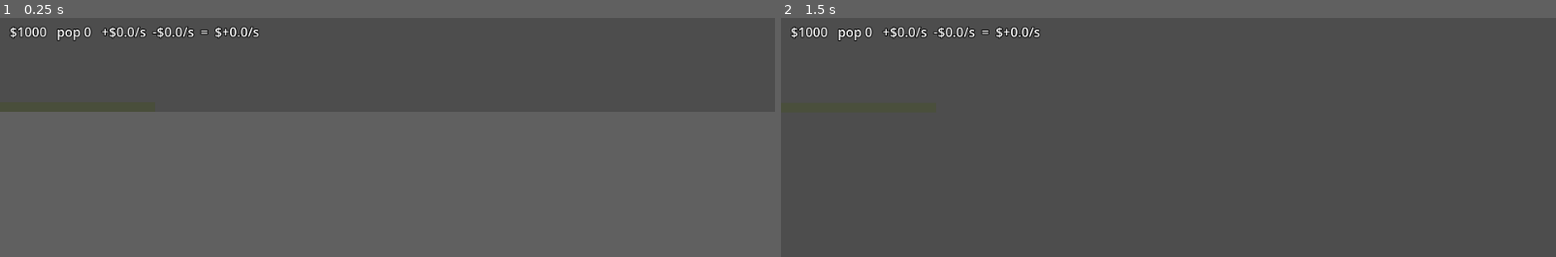
Above: before the commit, frames 1-2 (left to right).
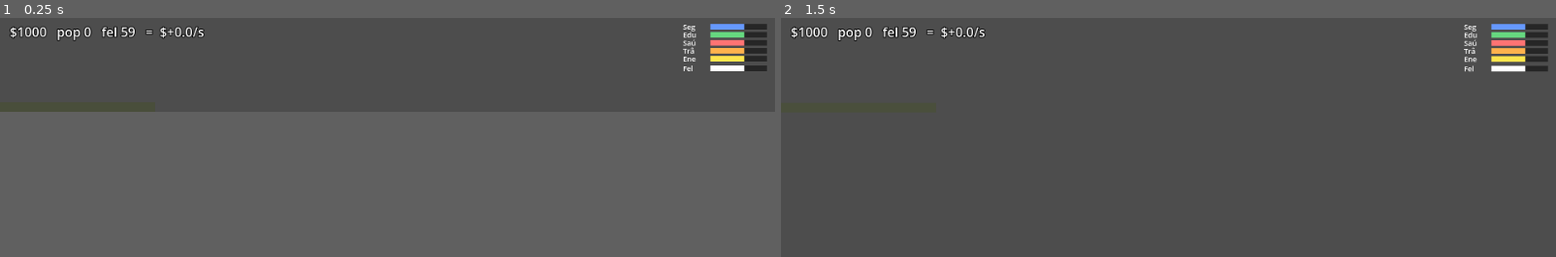
Above: after the commit, the same moments.

Repository: andrewsmedina/yourcity
Game: Godot game, scene res://scenes/main.tscn
Same seed, same stepped clock (60 frames per second), same inputs: the game is played once before the commit and once after it.
Inputs:
- Up to frame 1 (0.25 s): no input
- Up to frame 2 (1.5 s): tap Enter (ui_accept) at 0.5, 0.77, 1.25 s

The runs differ from the first frame. In frame 1, 1.8% of the frame differs, in the area x 13-99%, y 2-23%; in frame 2, 1.8%.

Commit message:
Add five city indicators, happiness and their effects
CitySim gains Security/Education/Health/Traffic/Energy (0-100): they decay
passively (#23), each is propped up by its matching service zone — police/
school/hospital/roads/power (#24) — and energy drains faster the bigger the
city (#22). Happiness is their average (#20) and steers immigration/revenue:
>=70 boosts, <40 causes emigration and a revenue hit (#21). Services build
from a submenu; the skyline tints each kind. Colored indicator bars + a
happiness bar render in the HUD (#25). A fresh city starts stable (60).
Covered by sim tests.

Closes #19
Closes #20
Closes #21
Closes #22
Closes #23
Closes #24
Closes #25

Co-Authored-By: Claude Opus 4.8 (1M context) <noreply@anthropic.com>

Diff:
--- a/scenes/main.tscn
+++ b/scenes/main.tscn
@@ -1,9 +1,10 @@
-[gd_scene load_steps=5 format=3 uid="uid://b8tcity0main0"]
+[gd_scene load_steps=6 format=3 uid="uid://b8tcity0main0"]
 
 [ext_resource type="Script" path="res://scripts/main.gd" id="1_main"]
 [ext_resource type="Script" path="res://scripts/skyline.gd" id="2_skyline"]
 [ext_resource type="Script" path="res://scripts/day_night.gd" id="3_daynight"]
 [ext_resource type="Script" path="res://scripts/hud.gd" id="4_hud"]
+[ext_resource type="Script" path="res://scripts/indicator_bars.gd" id="5_bars"]
 
 [node name="Main" type="Node2D"]
 script = ExtResource("1_main")
@@ -16,3 +17,6 @@
 
 [node name="HUD" type="CanvasLayer" parent="."]
 script = ExtResource("4_hud")
+
+[node name="IndicatorBars" type="Control" parent="HUD"]
+script = ExtResource("5_bars")
--- a/scripts/hud.gd
+++ b/scripts/hud.gd
@@ -15,7 +15,6 @@
 
 func _process(_delta: float) -> void:
 	var s := City.sim
-	_label.text = "$%d   pop %d   +$%.1f/s  -$%.1f/s  =  $%+.1f/s" % [
-		int(s.money), int(s.population),
-		s.revenue_per_sec, s.upkeep_per_sec, s.net_per_sec(),
+	_label.text = "$%d   pop %d   fel %d   =  $%+.1f/s" % [
+		int(s.money), int(s.population), int(s.happiness()), s.net_per_sec(),
 	]
--- /dev/null
+++ b/scripts/indicator_bars.gd
@@ -0,0 +1,47 @@
+extends Control
+
+## Colored indicator bars (issue #25): the five city indicators plus happiness,
+## drawn top-right. Full-rect but mouse-transparent so it never steals clicks
+## from the build slots underneath.
+
+const _BAR_W := 70.0
+const _BAR_H := 7.0
+const _GAP := 3.0
+const _MARGIN := 10.0
+const _LABEL_W := 34.0
+
+var _rows: Array = []  # [{ label, color, getter:Callable }]
+var _font: Font
+
+func _ready() -> void:
+	mouse_filter = Control.MOUSE_FILTER_IGNORE
+	set_anchors_preset(Control.PRESET_FULL_RECT)
+	_font = ThemeDB.fallback_font
+	_rows = [
+		{"label": "Seg", "color": Color(0.4, 0.6, 1.0), "ind": CitySim.Indicator.SECURITY},
+		{"label": "Edu", "color": Color(0.4, 0.85, 0.5), "ind": CitySim.Indicator.EDUCATION},
+		{"label": "Saú", "color": Color(1.0, 0.45, 0.45), "ind": CitySim.Indicator.HEALTH},
+		{"label": "Trâ", "color": Color(1.0, 0.7, 0.3), "ind": CitySim.Indicator.TRAFFIC},
+		{"label": "Ene", "color": Color(1.0, 0.9, 0.3), "ind": CitySim.Indicator.ENERGY},
+	]
+
+func _process(_delta: float) -> void:
+	queue_redraw()
+
+func _draw() -> void:
+	var sim := City.sim
+	var right := get_viewport_rect().size.x - _MARGIN
+	var x := right - _BAR_W
+	var label_x := x - _LABEL_W
+	var y := _MARGIN
+	for row in _rows:
+		_draw_bar(label_x, x, y, row.label, sim.indicators[row.ind] / 100.0, row.color)
+		y += _BAR_H + _GAP
+	# Happiness summary bar.
+	_draw_bar(label_x, x, y + 2.0, "Fel", sim.happiness() / 100.0, Color.WHITE)
+
+func _draw_bar(label_x: float, x: float, y: float, label: String, fill: float, color: Color) -> void:
+	draw_string(_font, Vector2(label_x, y + _BAR_H), label,
+		HORIZONTAL_ALIGNMENT_LEFT, _LABEL_W, 9, Color.WHITE)
+	draw_rect(Rect2(x, y, _BAR_W, _BAR_H), Color(0, 0, 0, 0.5))
+	draw_rect(Rect2(x, y, _BAR_W * clampf(fill, 0.0, 1.0), _BAR_H), color)
--- a/scripts/sim/city_sim.gd
+++ b/scripts/sim/city_sim.gd
@@ -6,50 +6,80 @@
 ## reads this simulation; the simulation never reads the view.
 ## (See CLAUDE.md: keep the simulation core decoupled from the view.)
 ##
-## The city is a row of build slots. Slots unlock as population grows (#16);
-## each slot is empty or holds one zone. Commercial/industrial zones earn money,
-## residential grows population, and every built zone has monthly upkeep (#17).
+## The city is a row of build slots that unlock as population grows (#16). Each
+## slot is empty or holds one zone. Economic zones move money/population (#13-15)
+## and cost monthly upkeep (#17). Five indicators (#19) decay over time (#23),
+## are propped up by their matching service zone (#24), and energy drains faster
+## the bigger the city (#22). Happiness is their average (#20) and steers
+## immigration/revenue (#21).
 
-enum Zone { RESIDENTIAL, COMMERCIAL, INDUSTRIAL, SERVICE }
+enum Zone {
+	RESIDENTIAL, COMMERCIAL, INDUSTRIAL,
+	POLICE, SCHOOL, HOSPITAL, ROADS, POWER,
+}
 
-# Per-zone, per-second passive contributions (provisional — see GDD balancing).
+enum Indicator { SECURITY, EDUCATION, HEALTH, TRAFFIC, ENERGY }
+
+const INDICATORS := [
+	Indicator.SECURITY, Indicator.EDUCATION, Indicator.HEALTH,
+	Indicator.TRAFFIC, Indicator.ENERGY,
+]
+
+## Service zone that boosts each indicator.
+const SERVICE_FOR := {
+	Indicator.SECURITY: Zone.POLICE,
+	Indicator.EDUCATION: Zone.SCHOOL,
+	Indicator.HEALTH: Zone.HOSPITAL,
+	Indicator.TRAFFIC: Zone.ROADS,
+	Indicator.ENERGY: Zone.POWER,
+}
+
+# --- Economy (provisional — see GDD balancing) ---
 const COMMERCIAL_REVENUE := 2.0
 const INDUSTRIAL_REVENUE := 1.5
 const RESIDENTIAL_POP := 1.0 / 3.0  # +1 resident every 3s
 
-# Build cost per zone (GDD).
 const ZONE_COST := {
-	Zone.RESIDENTIAL: 500.0,
-	Zone.COMMERCIAL: 800.0,
-	Zone.INDUSTRIAL: 1000.0,
-	Zone.SERVICE: 1500.0,
+	Zone.RESIDENTIAL: 500.0, Zone.COMMERCIAL: 800.0, Zone.INDUSTRIAL: 1000.0,
+	Zone.POLICE: 1500.0, Zone.SCHOOL: 1500.0, Zone.HOSPITAL: 1500.0,
+	Zone.ROADS: 1200.0, Zone.POWER: 1800.0,
 }
-
-# Upkeep per zone per in-game month — salaries/maintenance (#17). Charged
-# continuously at ZONE_UPKEEP / MONTH per second. Services cost the most.
-const ZONE_UPKEEP := {
-	Zone.RESIDENTIAL: 10.0,
-	Zone.COMMERCIAL: 20.0,
-	Zone.INDUSTRIAL: 40.0,
-	Zone.SERVICE: 80.0,
+const ZONE_UPKEEP := {  # per in-game month
+	Zone.RESIDENTIAL: 10.0, Zone.COMMERCIAL: 20.0, Zone.INDUSTRIAL: 40.0,
+	Zone.POLICE: 80.0, Zone.SCHOOL: 80.0, Zone.HOSPITAL: 80.0,
+	Zone.ROADS: 60.0, Zone.POWER: 100.0,
 }
 const MONTH := 30.0  # seconds per in-game month
 
-# Slot unlocking: start with BASE_SLOTS, +1 every POP_PER_SLOT residents.
 const BASE_SLOTS := 4
 const POP_PER_SLOT := 100.0
+
+# --- Indicators ---
+const INDICATOR_START := 60.0  # a fresh city starts stable, not yet booming
+const BASE_DECAY := 0.05               # -1 point / 20s
+const SERVICE_BOOST := 0.5             # +0.5/s per matching service
+const INDUSTRY_HEALTH_PENALTY := 0.1   # extra health decay per industrial zone
+const ENERGY_DEMAND := 0.05            # extra energy decay per consuming building
+const ENERGY_SUPPLY := 0.6             # energy gain per power plant
+
+# --- Happiness thresholds ---
+const HAPPY_HIGH := 70.0
+const HAPPY_LOW := 40.0
 
 var money: float
 var population: float
 var revenue_per_sec: float
 var upkeep_per_sec: float
 var pop_per_sec: float
+var indicators := {}  # Indicator -> float (0..100)
 
 var slots: Array = []  # each entry is a Zone value, or null when empty
 
 func _init(starting_money: float = 1000.0) -> void:
 	money = starting_money
 	population = 0.0
+	for ind in INDICATORS:
+		indicators[ind] = INDICATOR_START
 	_sync_slots()
 	_recompute_rates()
 
@@ -79,14 +109,25 @@
 			n += 1
 	return n
 
+## Average of the five indicators (#20).
+func happiness() -> float:
+	var total := 0.0
+	for ind in INDICATORS:
+		total += indicators[ind]
+	return total / INDICATORS.size()
+
 func net_per_sec() -> float:
-	return revenue_per_sec - upkeep_per_sec
+	return revenue_per_sec * _revenue_factor() - upkeep_per_sec
 
 ## Advance the simulation by `delta` seconds.
 func advance(delta: float) -> void:
-	money += net_per_sec() * delta
-	population += pop_per_sec * delta
+	money += (revenue_per_sec * _revenue_factor() - upkeep_per_sec) * delta
+	population = maxf(0.0, population + pop_per_sec * _pop_factor() * delta)
+	for ind in INDICATORS:
+		indicators[ind] = clampf(indicators[ind] + _indicator_rate(ind) * delta, 0.0, 100.0)
 	_sync_slots()
+
+# --- internals ---
 
 func _sync_slots() -> void:
 	while slots.size() < unlocked_slots():
@@ -101,3 +142,38 @@
 		if s != null:
 			upkeep += ZONE_UPKEEP[s]
 	upkeep_per_sec = upkeep / MONTH
+
+func _indicator_rate(ind: Indicator) -> float:
+	if ind == Indicator.ENERGY:
+		# Energy is generated by power plants and consumed by every other
+		# building, so it drains faster the bigger the city gets (#22).
+		return zone_count(Zone.POWER) * ENERGY_SUPPLY \
+			- (BASE_DECAY + _consuming_count() * ENERGY_DEMAND)
+	var boost := zone_count(SERVICE_FOR[ind]) * SERVICE_BOOST
+	var decay := BASE_DECAY
+	if ind == Indicator.HEALTH:
+		decay += zone_count(Zone.INDUSTRIAL) * INDUSTRY_HEALTH_PENALTY
+	return boost - decay
+
+func _consuming_count() -> int:
+	var n := 0
+	for s in slots:
+		if s != null and s != Zone.POWER:
+			n += 1
+	return n
+
+func _revenue_factor() -> float:
+	var h := happiness()
+	if h >= HAPPY_HIGH:
+		return 1.2
+	if h < HAPPY_LOW:
+		return 0.7
+	return 1.0
+
+func _pop_factor() -> float:
+	var h := happiness()
+	if h >= HAPPY_HIGH:
+		return 1.5   # immigration
+	if h < HAPPY_LOW:
+		return -1.0  # emigration
+	return 1.0
--- a/scripts/skyline.gd
+++ b/scripts/skyline.gd
@@ -2,28 +2,47 @@
 
 ## City skyline AND build grid (issues #10, #12, #16). Each column is a build
 ## slot mirrored from City.sim: locked slots are hidden, empty unlocked slots
-## show a faint lot, built slots show their zone's tile and animate up from the
-## ground when constructed. Clicking an empty lot opens a menu to pick a zone.
+## show a faint lot, built slots show their zone's tile (tinted per kind) and
+## animate up from the ground when constructed. Clicking an empty lot opens a
+## menu to pick a zone; services live in a submenu.
 
 const PIXEL_SCALE := 3
 const _GROW_TIME := 0.35
 
+# Menu item ids are the Zone enum values themselves, so one handler maps back.
 const ZONE_TILE := {
 	CitySim.Zone.RESIDENTIAL: "house",
 	CitySim.Zone.COMMERCIAL: "building_low",
 	CitySim.Zone.INDUSTRIAL: "building_mid",
-	CitySim.Zone.SERVICE: "building_high",
+	CitySim.Zone.POLICE: "building_high",
+	CitySim.Zone.SCHOOL: "building_high",
+	CitySim.Zone.HOSPITAL: "building_high",
+	CitySim.Zone.ROADS: "road",
+	CitySim.Zone.POWER: "building_high",
+}
+const ZONE_TINT := {
+	CitySim.Zone.RESIDENTIAL: Color.WHITE,
+	CitySim.Zone.COMMERCIAL: Color.WHITE,
+	CitySim.Zone.INDUSTRIAL: Color.WHITE,
+	CitySim.Zone.POLICE: Color(0.5, 0.6, 1.0),
+	CitySim.Zone.SCHOOL: Color(1.0, 0.85, 0.3),
+	CitySim.Zone.HOSPITAL: Color(1.0, 0.5, 0.5),
+	CitySim.Zone.ROADS: Color(0.8, 0.8, 0.8),
+	CitySim.Zone.POWER: Color(0.5, 1.0, 0.6),
 }
 const ZONE_LABEL := {
 	CitySim.Zone.RESIDENTIAL: "Residencial",
 	CitySim.Zone.COMMERCIAL: "Comercial",
 	CitySim.Zone.INDUSTRIAL: "Industrial",
-	CitySim.Zone.SERVICE: "Serviços",
+	CitySim.Zone.POLICE: "Delegacia",
+	CitySim.Zone.SCHOOL: "Escola",
+	CitySim.Zone.HOSPITAL: "Hospital",
+	CitySim.Zone.ROADS: "Vias",
+	CitySim.Zone.POWER: "Usina",
 }
-# Menu row order, so a PopupMenu item id maps back to a zone.
-const MENU_ZONES := [
-	CitySim.Zone.RESIDENTIAL, CitySim.Zone.COMMERCIAL,
-	CitySim.Zone.INDUSTRIAL, CitySim.Zone.SERVICE,
+const SERVICE_ZONES := [
+	CitySim.Zone.POLICE, CitySim.Zone.SCHOOL, CitySim.Zone.HOSPITAL,
+	CitySim.Zone.ROADS, CitySim.Zone.POWER,
 ]
 
 var _tile_px := 0
@@ -38,13 +57,25 @@
 	_tile_px = CityTiles.TILE * PIXEL_SCALE
 	_baseline = get_viewport_rect().size.y
 	_build_columns()
+	_build_menu()
+	City.city_changed.connect(refresh)
+	refresh()
+
+func _build_menu() -> void:
 	_menu = PopupMenu.new()
-	for z in MENU_ZONES:
-		_menu.add_item("%s  ($%d)" % [ZONE_LABEL[z], int(CitySim.ZONE_COST[z])])
+	for z in [CitySim.Zone.RESIDENTIAL, CitySim.Zone.COMMERCIAL, CitySim.Zone.INDUSTRIAL]:
+		_menu.add_item(_item_label(z), z)
+	var services := PopupMenu.new()
+	for z in SERVICE_ZONES:
+		services.add_item(_item_label(z), z)
+	services.id_pressed.connect(_on_menu_id_pressed)
+	_menu.add_child(services)
+	_menu.add_submenu_node_item("Serviços", services)
 	_menu.id_pressed.connect(_on_menu_id_pressed)
 	add_child(_menu)
-	City.city_changed.connect(refresh)
-	refresh()
+
+func _item_label(zone: int) -> String:
+	return "%s  ($%d)" % [ZONE_LABEL[zone], int(CitySim.ZONE_COST[zone])]
 
 func _build_columns() -> void:
 	var width := int(get_viewport_rect().size.x)
@@ -89,7 +120,7 @@
 			_built_state[i] = null
 		else:
 			spr.texture = CityTiles.get_tile(ZONE_TILE[zone])
-			spr.modulate = Color.WHITE
+			spr.modulate = ZONE_TINT[zone]
 			if _built_state[i] != zone:
 				_animate_build(spr)
 			else:
@@ -118,5 +149,5 @@
 func _on_menu_id_pressed(id: int) -> void:
 	if _pending_slot < 0:
 		return
-	City.build(MENU_ZONES[id], _pending_slot)  # emits city_changed -> refresh()
+	City.build(id, _pending_slot)  # id is the Zone value; emits city_changed
 	_pending_slot = -1
--- a/tests/run_tests.gd
+++ b/tests/run_tests.gd
@@ -16,6 +16,13 @@
 	_test_upkeep_charged_monthly()
 	_test_net_drives_money()
 	_test_slots_unlock_with_population()
+	_test_indicators_start_at_default()
+	_test_happiness_is_average_of_indicators()
+	_test_indicators_decay_passively()
+	_test_service_boosts_its_indicator()
+	_test_energy_drains_faster_with_more_zones()
+	_test_high_happiness_boosts_population()
+	_test_low_happiness_causes_emigration()
 
 	if _failures > 0:
 		push_error("%d test(s) failed" % _failures)
@@ -39,7 +46,7 @@
 
 func _test_cannot_build_without_money() -> void:
 	var c := CitySim.new(100.0)
-	var ok := c.build(CitySim.Zone.SERVICE, 0)  # costs 1500
+	var ok := c.build(CitySim.Zone.POLICE, 0)  # costs 1500
 	_expect("cannot build without enough money", not ok and c.slots[0] == null)
 
 func _test_cannot_build_locked_slot() -> void:
@@ -65,9 +72,9 @@
 
 func _test_upkeep_charged_monthly() -> void:
 	var c := CitySim.new(10000.0)
-	c.build(CitySim.Zone.SERVICE, 0)
+	c.build(CitySim.Zone.POLICE, 0)
 	_expect("upkeep is monthly upkeep / MONTH",
-		is_equal_approx(c.upkeep_per_sec, CitySim.ZONE_UPKEEP[CitySim.Zone.SERVICE] / CitySim.MONTH))
+		is_equal_approx(c.upkeep_per_sec, CitySim.ZONE_UPKEEP[CitySim.Zone.POLICE] / CitySim.MONTH))
 
 func _test_net_drives_money() -> void:
 	var c := CitySim.new(10000.0)
@@ -84,6 +91,67 @@
 	c.advance(0.0)  # triggers slot sync
 	_expect("a slot unlocks per population milestone", c.slots.size() == before + 1)
 
+func _test_indicators_start_at_default() -> void:
+	var c := CitySim.new()
+	_expect("indicators start at the default",
+		is_equal_approx(c.indicators[CitySim.Indicator.SECURITY], CitySim.INDICATOR_START))
+
+func _test_happiness_is_average_of_indicators() -> void:
+	var c := CitySim.new()
+	c.indicators[CitySim.Indicator.SECURITY] = 100.0
+	c.indicators[CitySim.Indicator.EDUCATION] = 0.0
+	# the other three stay at INDICATOR_START
+	var start := CitySim.INDICATOR_START
+	var expected := (100.0 + 0.0 + start + start + start) / 5.0
+	_expect("happiness is the average of indicators", is_equal_approx(c.happiness(), expected))
+
+func _test_indicators_decay_passively() -> void:
+	var c := CitySim.new()
+	c.advance(10.0)
+	_expect("indicators decay passively",
+		is_equal_approx(c.indicators[CitySim.Indicator.SECURITY],
+			CitySim.INDICATOR_START - CitySim.BASE_DECAY * 10.0))
+
+func _test_service_boosts_its_indicator() -> void:
+	var c := CitySim.new(10000.0)
+	c.build(CitySim.Zone.POLICE, 0)
+	c.advance(1.0)
+	# +SERVICE_BOOST from police, -BASE_DECAY passive.
+	_expect("a service boosts its indicator",
+		is_equal_approx(c.indicators[CitySim.Indicator.SECURITY],
+			CitySim.INDICATOR_START + CitySim.SERVICE_BOOST - CitySim.BASE_DECAY))
+
+func _test_energy_drains_faster_with_more_zones() -> void:
+	var quiet := CitySim.new(10000.0)
+	quiet.advance(1.0)
+	var busy := CitySim.new(10000.0)
+	busy.build(CitySim.Zone.COMMERCIAL, 0)
+	busy.build(CitySim.Zone.COMMERCIAL, 1)
+	busy.advance(1.0)
+	_expect("energy drains faster with more zones",
+		busy.indicators[CitySim.Indicator.ENERGY] < quiet.indicators[CitySim.Indicator.ENERGY])
+
+func _test_high_happiness_boosts_population() -> void:
+	var c := CitySim.new(10000.0)
+	for ind in CitySim.INDICATORS:
+		c.indicators[ind] = 100.0  # happiness 100 -> immigration
+	c.build(CitySim.Zone.RESIDENTIAL, 0)
+	c.build(CitySim.Zone.RESIDENTIAL, 1)
+	c.build(CitySim.Zone.RESIDENTIAL, 2)  # 1 pop/sec base
+	c.advance(2.0)
+	_expect("high happiness boosts population (1.5x)", is_equal_approx(c.population, 3.0))
+
+func _test_low_happiness_causes_emigration() -> void:
+	var c := CitySim.new(10000.0)
+	for ind in CitySim.INDICATORS:
+		c.indicators[ind] = 10.0  # happiness 10 -> emigration
+	c.build(CitySim.Zone.RESIDENTIAL, 0)
+	c.build(CitySim.Zone.RESIDENTIAL, 1)
+	c.build(CitySim.Zone.RESIDENTIAL, 2)  # 1 pop/sec base
+	c.population = 100.0
+	c.advance(2.0)
+	_expect("low happiness causes emigration", is_equal_approx(c.population, 98.0))
+
 func _expect(label: String, ok: bool) -> void:
 	print(("PASS " if ok else "FAIL ") + label)
 	if not ok:
Not shown, added: scripts/indicator_bars.gd.uid
